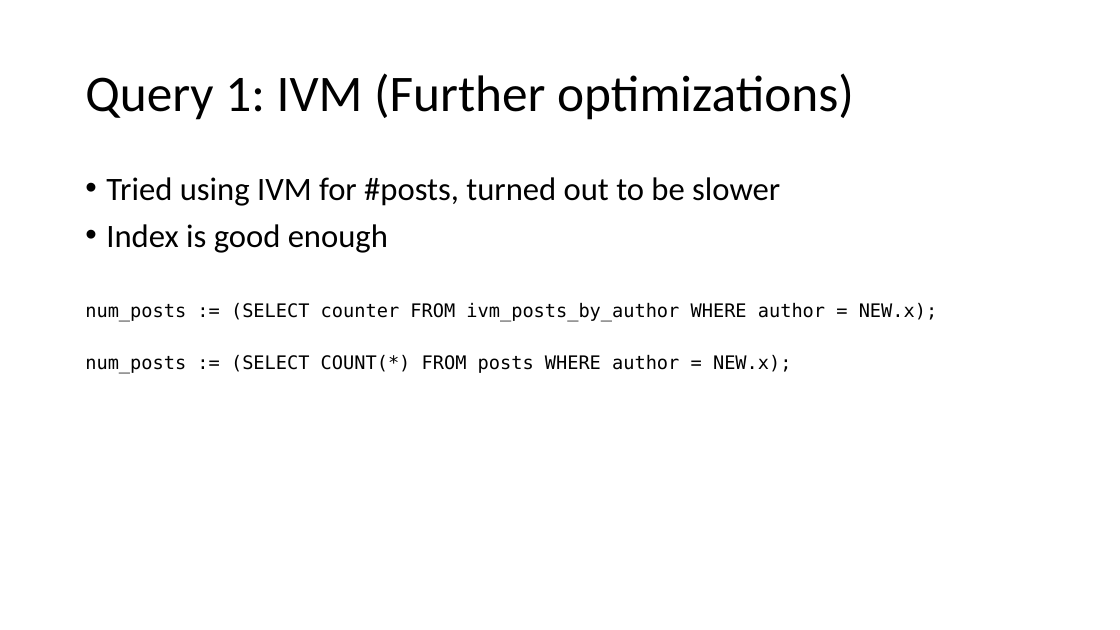
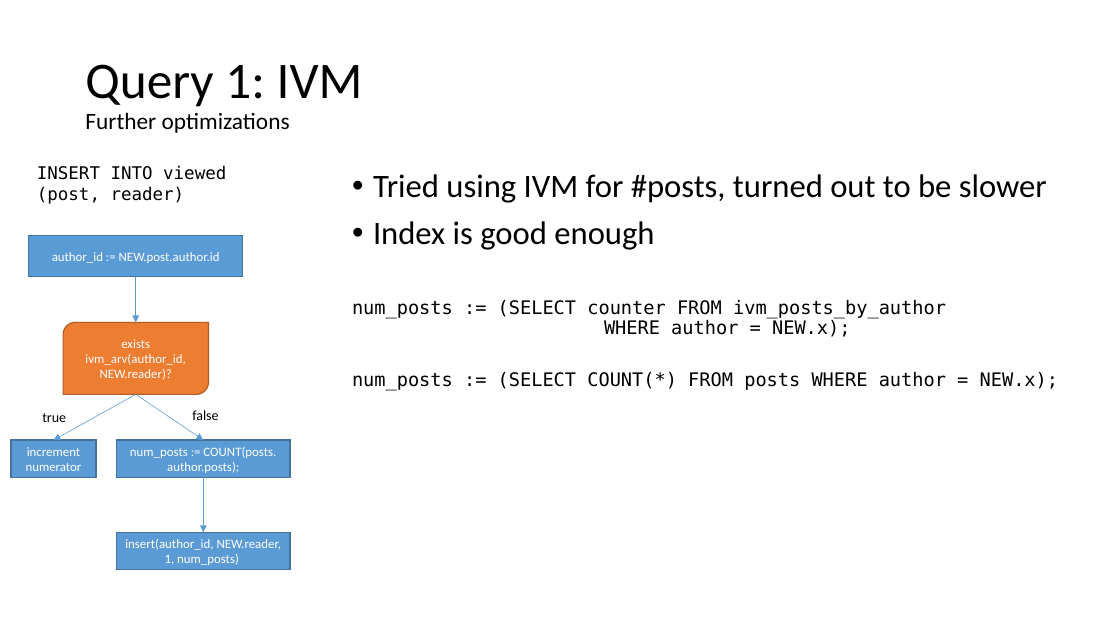
Before and after one commit to matthias-springer/cse190-database-analytics, a slide deck: slide 14 of presentation/presentation.pptx (slide 10 before the commit). Drawn at 1120x630 pixels with LibreOffice and Linux fonts; fonts in the diff are those of the drawing. Boxes give left, top, right and bottom in pixels: in the first picture for what was removed or moved away, otherwise in the second. Text is boxed around its words. In the diff, an @@ line names an element or a change of style, - is before the commit and + after.

```diff
--- a/presentation/presentation.pptx
+++ b/presentation/presentation.pptx
@@ title at <box>85,64,363,133</box>: text changed; size 44 to 20 pt @@
-Query 1: IVM (Further optimizations)
+Query 1: IVM
+Further optimizations
@@ text added at <box>37,165,226,204</box>, 15 pt, text #000000 @@
+INSERT INTO viewed
+(post, reader)
@@ text "Tried using IVM for #posts, ..." rewrapped from <box>85,177,937,374</box> to <box>352,174,1058,391</box> @@
@@ rectangle added at <box>29,236,243,277</box>, fill #5B9BD5, outline #43739E 1 pt, 11 pt, text #FFFFFF @@
+author_id := NEW.post.author.id
@@ arrow added from (136, 276) to (136, 323), #5B9BD5 0.5 pt @@
@@ round diag rect added at <box>63,323,208,395</box>, fill #ED7D31, outline #AF5C24 1 pt, 11 pt, text #FFFFFF @@
+exists ivm_arv(author_id, NEW.reader)?
@@ text added at <box>42,413,66,422</box>, 12 pt, text #000000 @@
+true
@@ arrow added from (136, 394) to (54, 440), #5B9BD5 0.5 pt @@
@@ arrow added from (136, 394) to (203, 440), #5B9BD5 0.5 pt @@
@@ text added at <box>192,410,218,420</box>, 12 pt, text #000000 @@
+false
@@ rectangle added at <box>11,440,96,477</box>, fill #5B9BD5, outline #43739E 1 pt, 11 pt, text #FFFFFF @@
+increment numerator
@@ rectangle added at <box>117,440,290,477</box>, fill #5B9BD5, outline #43739E 1 pt, 11 pt, text #FFFFFF @@
+num_posts := COUNT(posts. author.posts);
@@ arrow added from (203, 477) to (203, 533), #5B9BD5 0.5 pt @@
@@ rectangle added at <box>117,533,290,570</box>, fill #5B9BD5, outline #43739E 1 pt, 11 pt, text #FFFFFF @@
+insert(author_id, NEW.reader, 1, num_posts)
```
Also in this commit, not shown: 15 other slides changed, 11 slides added, 2 slides removed.
